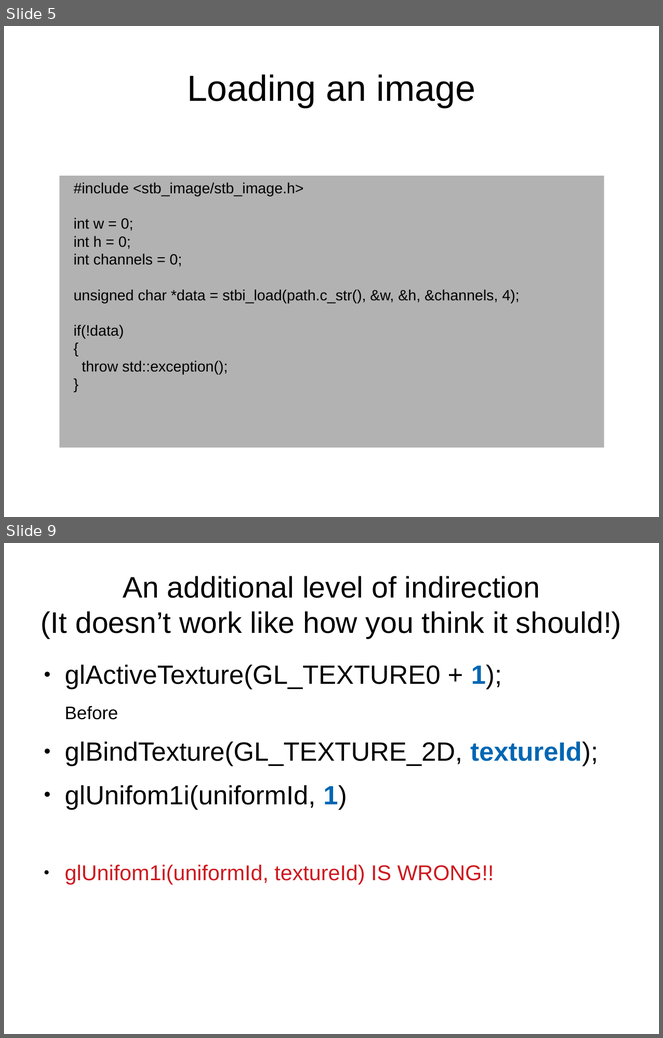
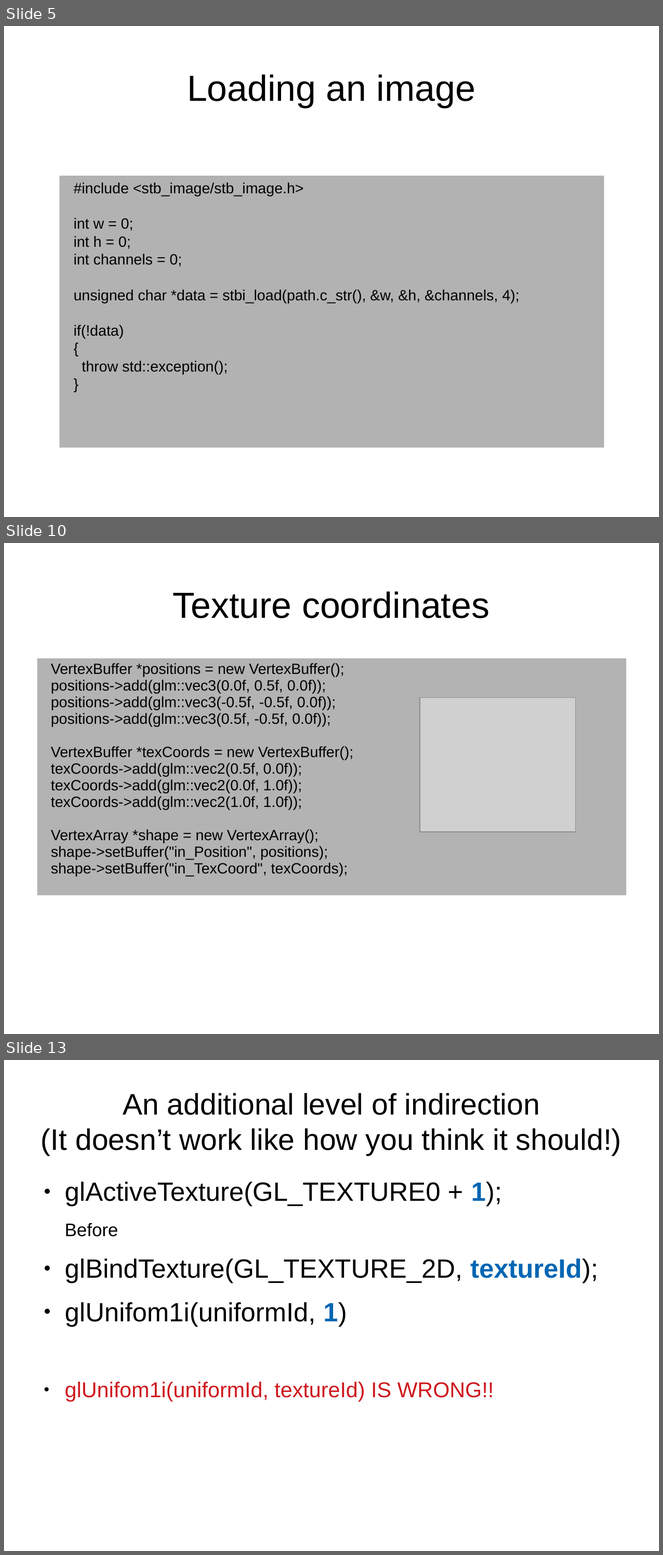
Before and after one commit to osen/creativelabs, a slide deck: 3dgp/3dgp-lec5.odp. Shown one above the other, each under a label of ours: slides 5 and 9 before the commit, slides 5, 10 and 13 after it; the slides between them are not shown. The pictures are 663x1038 and 663x1555 pixels, drawn with LibreOffice and Linux fonts; fonts in the diff are those of the drawing; grey boxes stand for pictures; background and template pictures are left out. Boxes give left, top, right and bottom in pixels: in the first picture for what was removed or moved away, otherwise in the second. Text is boxed around its words. In the diff, an @@ line names an element or a change of style, - is before the commit and + after.

```diff
--- a/3dgp/3dgp-lec5.odp
+++ b/3dgp/3dgp-lec5.odp
@@ slide 10 added at [4,543,659,1034], background #FFFFFF @@
@@ title added at [173,591,490,618], 44 pt, text #000000 @@
+Texture coordinates
@@ table added at [37,658,626,879], 1 rows, 1 columns @@
+VertexBuffer *positions = new VertexBuffer(); / positions->add(glm::vec3(0.0f, 0.5f, 0.0f)); / positions->add(glm::vec3(-0.5f, -0.5f, 0.0f)); / positions->add(glm::vec3(0.5f, -0.5f, 0.0f)); / VertexBuffer *texCoords = new VertexBuffer(); / texCoords->add(glm::vec2(0.5f, 0.0f)); / texCoords->add(glm::vec2(0.0f, 1.0f)); / texCoords->add(glm::vec2(1.0f, 1.0f)); / VertexArray *shape = new VertexArray(); / shape->setBuffer("in_Position", positions); / shape->setBuffer("in_TexCoord", texCoords);
@@ picture added at [420,697,576,833] @@
@@ what was slide 9 is now slide 13 @@
```
Also in this commit, not shown: 4 slides changed, 3 other slides added, 3 other files.
